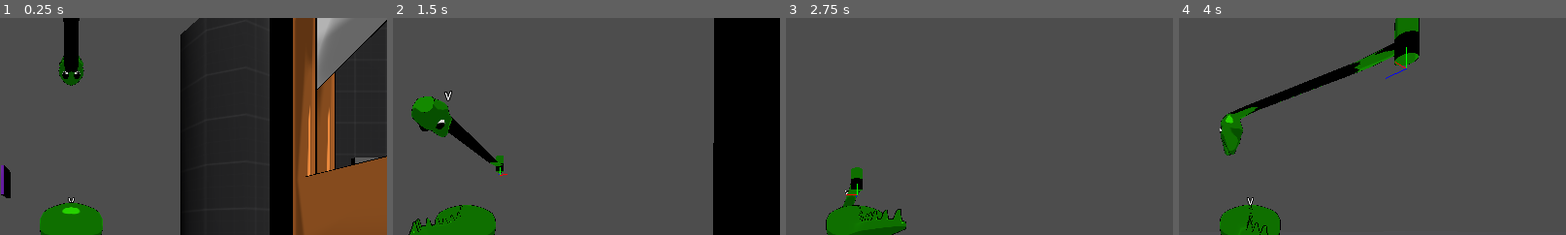
Above: before the commit, frames 1-4 (left to right).
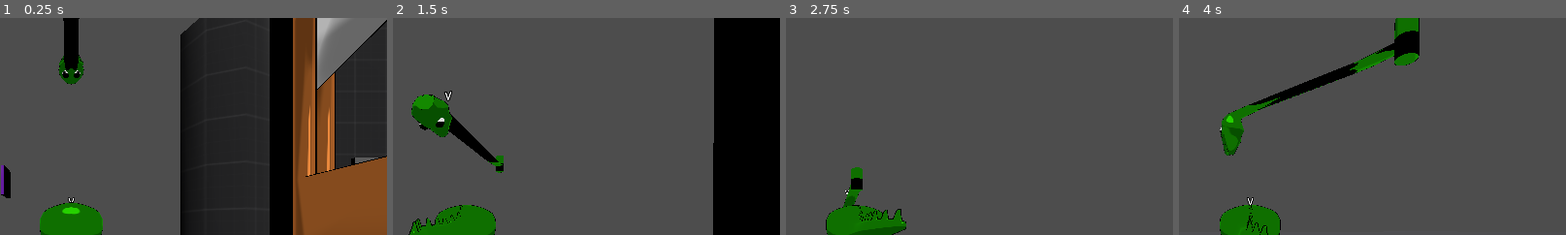
Above: after the commit, the same moments.

Repository: Norodix/Hydradynamic
Game: Godot game, scene res://Source/Environment/world.tscn
Same seed, same stepped clock (60 frames per second), same inputs: the game is played once before the commit and once after it.
Inputs (mouse positions are % of the whole screen's width and height, from its top left):
- Up to frame 1 (0.25 s): no input
- Up to frame 2 (1.5 s): tap Enter at 0.5 s; move the mouse to (55, 50) at 0.52 s; hold Ctrl (Sneak) 0.53-1.28 s; hold W (Forward) from 0.53 s (still down); move the mouse to (45, 50) at 1.27 s; tap Space (control_next) at 1.35 s
- Up to frame 3 (2.75 s): keep holding W (Forward); move the mouse to (52, 48) at 2.02 s; tap 0 at 2.1 s
- Up to frame 4 (4 s): keep holding W (Forward); move the mouse to (49, 52) at 2.77 s; tap 9 at 2.85 s; move the mouse to (57, 51) at 3.52 s; hold Ctrl (Sneak) from 3.53 s (still down)
The pictures show only the part of the screen within x 41-91%, y 0-50%; the shares and areas given below are measured in that part.

The runs differ from the first frame. In frame 1, 0.2% of the frame differs, in the area x 15-22%, y 0-32%; in frame 2, 0.5%, in the area x 4-30%, y 35-73%; in frame 3, less than 0.1%; in frame 4, 0.5%.

Commit message:
Add relax to hydra head IK (WIP)

Diff:
--- a/Source/Characters/IKFixerUpper.gd
+++ b/Source/Characters/IKFixerUpper.gd
@@ -12,9 +12,22 @@
 
 
 func _process(delta):
+	# Relax bones
+	for i in range(0, bones.size()-1):
+		var p0 :Transform3D = skeleton.get_bone_global_pose_override(bones[i-1])
+		var p1 :Transform3D = skeleton.get_bone_global_pose_override(bones[i])
+		var p2 :Transform3D = skeleton.get_bone_global_pose_override(bones[i+1])
+		var newtransform = p0.interpolate_with(p2, 0.5)
+		var relaxed_transform = p1.interpolate_with(newtransform, 0.1)
+		relaxed_transform.origin = p1.origin
+		relaxed_transform.origin -= (relaxed_transform.origin - p2.origin).normalized() * 0.1
+		relaxed_transform.origin -= (relaxed_transform.origin - p1.origin).normalized() * 0.1
+		skeleton.set_bone_global_pose_override(bones[i], relaxed_transform, 1, true)
+		#DDD.DrawCoords(skeleton.global_transform * relaxed_transform.scaled(Vector3(1, 1, 1)))
+		pass
+
 	ik.start(true)
-	# IK uses bones_global_pose_override
-	# Copy the override poses to the real poses
+	# Snap the coordinates to avoid twisting issue
 	for bone in bones:
 		var pose : Transform3D = skeleton.get_bone_global_pose_override(bone)
 		# Rotate x to its place
@@ -23,7 +36,7 @@
 		var Z = X.cross(Y).normalized()
 		var newbasis = Basis(X, Y, Z).orthonormalized().scaled(pose.basis.get_scale())
 		var newpose = Transform3D(newbasis, pose.origin)
-		DDD.DrawCoords(skeleton.global_transform * newpose.scaled(Vector3(1, 1, 1)))
+		#DDD.DrawCoords(skeleton.global_transform * newpose.scaled(Vector3(1, 1, 1)))
 		skeleton.set_bone_global_pose_override(bone, newpose, 1, true)
 
 
